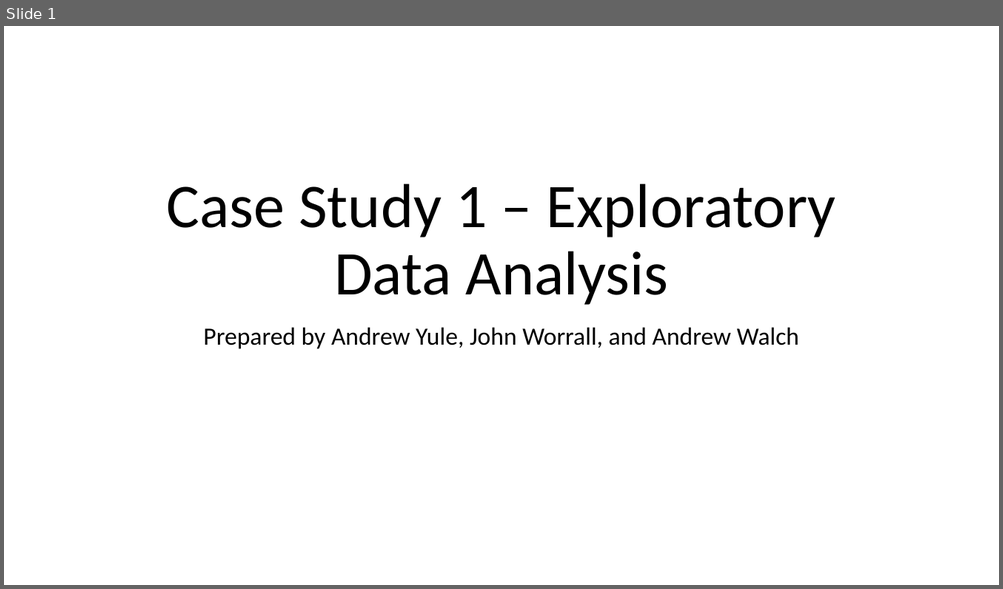
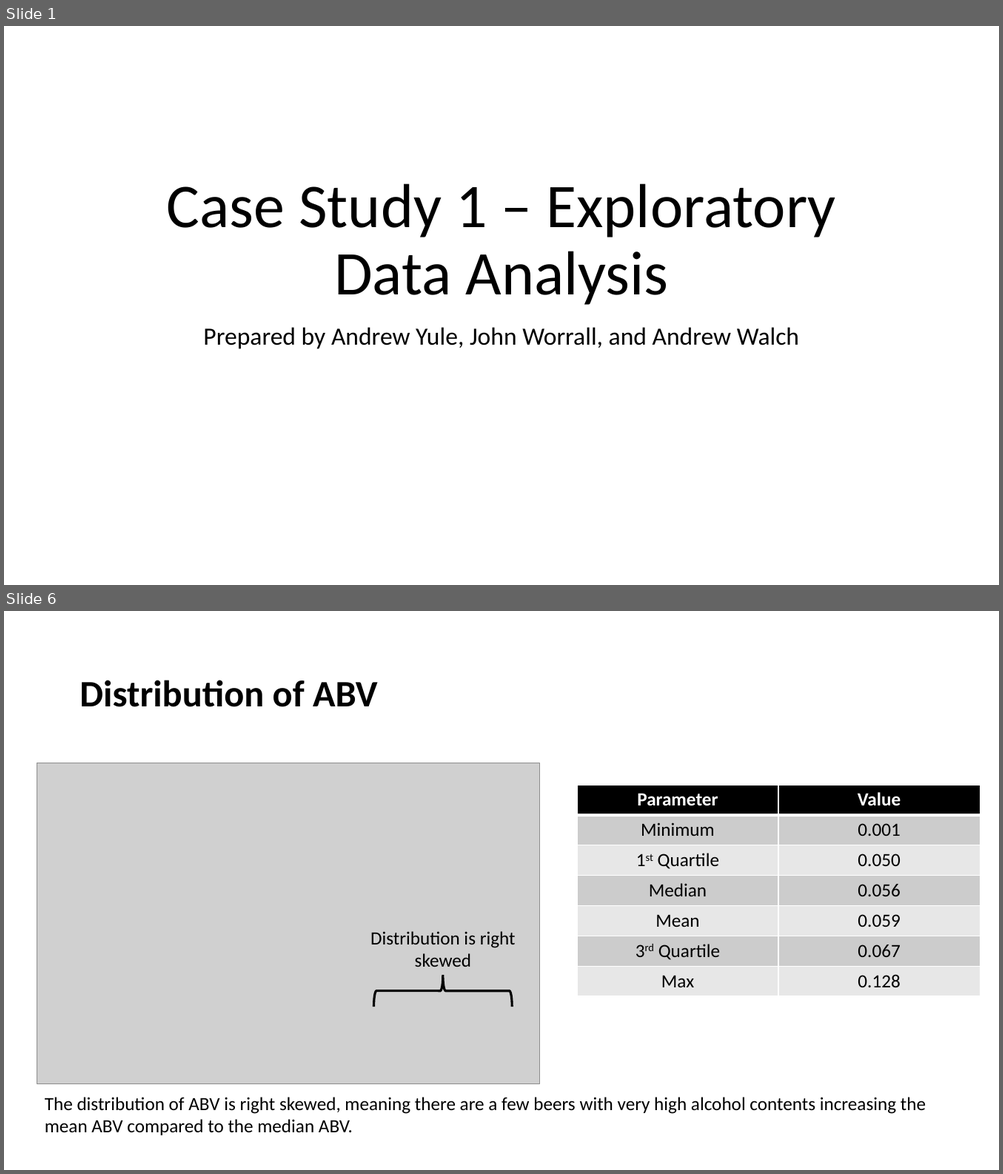
Before and after one commit to andrew-yule/SMU_DDS_CaseStudy1, a slide deck: Individual EDA/Andrew Y - Case Study 1 EDA.pptx. Shown one above the other, each under a label of ours: slide 1 before the commit, slides 1 and 6 after it; the slides between them are not shown. The pictures are 1003x589 and 1003x1174 pixels, drawn with LibreOffice and Linux fonts; fonts in the diff are those of the drawing; grey boxes stand for pictures. Boxes give left, top, right and bottom in pixels: in the first picture for what was removed or moved away, otherwise in the second. Text is boxed around its words. In the diff, an @@ line names an element or a change of style, - is before the commit and + after.

```diff
--- a/Individual EDA/Andrew Y - Case Study 1 EDA.pptx
+++ b/Individual EDA/Andrew Y - Case Study 1 EDA.pptx
@@ slide 6 added at <box>4,611,999,1170</box>, background #FFFFFF @@
@@ title added at <box>79,680,378,707</box>, 36 pt, text #000000, bold @@
+Distribution of ABV
@@ picture added at <box>37,763,540,1085</box> @@
@@ table added at <box>577,785,980,997</box>, 7 rows, 2 columns @@
+Parameter | Value
+Minimum | 0.001
+1st Quartile | 0.050
+Median | 0.056
+Mean | 0.059
+3rd Quartile | 0.067
+Max | 0.128
@@ text added at <box>370,931,515,967</box>, 18 pt, text #000000 @@
+Distribution is right skewed
@@ right brace added at <box>374,975,512,1007</box>, outline #000000 2.25 pt @@
@@ text added at <box>45,1097,925,1136</box>, 18 pt, text #000000 @@
+The distribution of ABV is right skewed, meaning there are a few beers with very high alcohol contents increasing the mean ABV compared to the median ABV.
```
Also in this commit, not shown: 2 slides changed, 2 other slides added, 2 other files.
